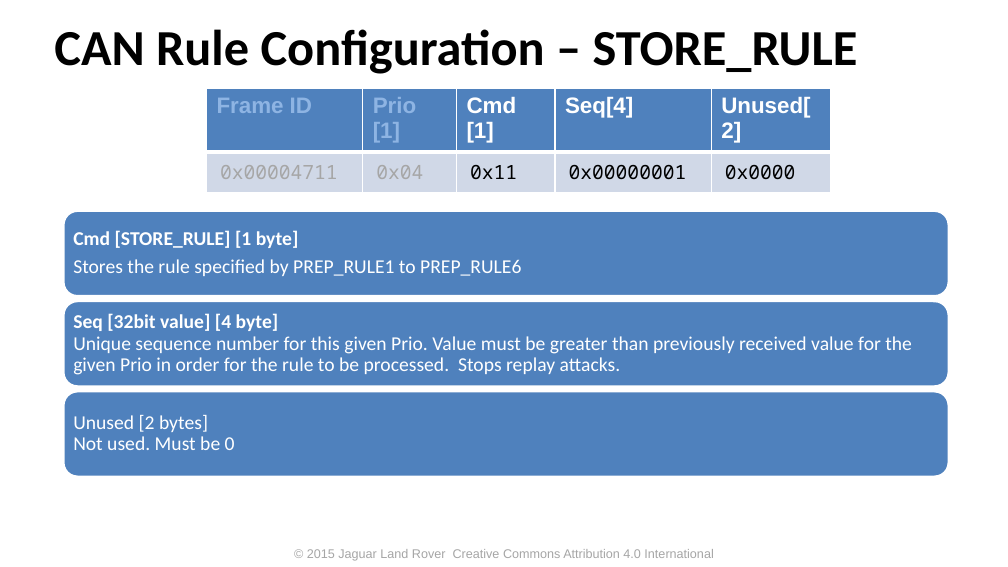
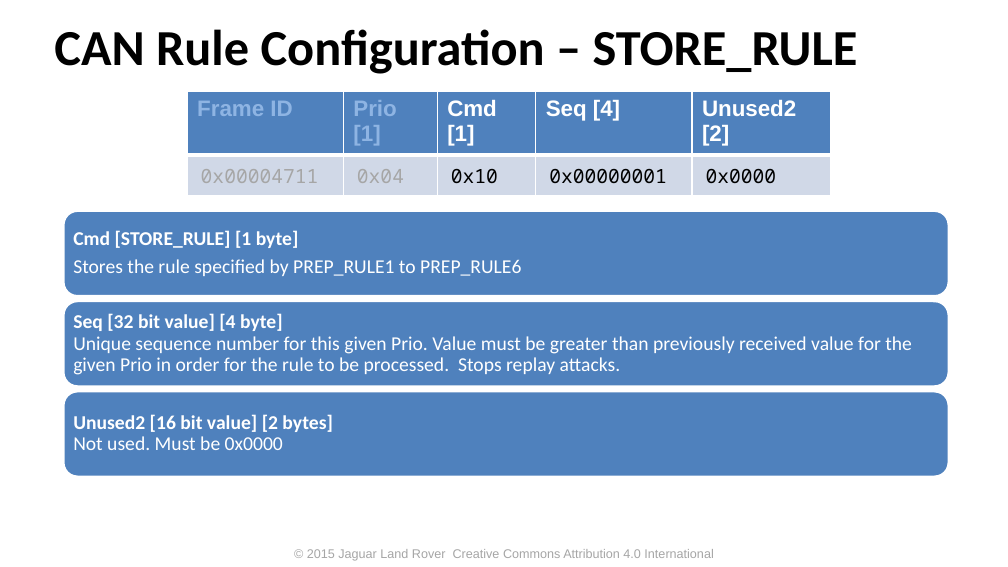
Before and after one commit to PDXostc/canfw, a slide deck: slide 19 of doc/CAN Firewall.pptx (slide 20 before the commit). Drawn at 1008x567 pixels with LibreOffice and Linux fonts; fonts in the diff are those of the drawing; background and template pictures are left out. Boxes give left, top, right and bottom in pixels: in the first picture for what was removed or moved away, otherwise in the second. Text is boxed around its words. In the diff, an @@ line names an element or a change of style, - is before the commit and + after.

```diff
--- a/doc/CAN Firewall.pptx
+++ b/doc/CAN Firewall.pptx
@@ table at (187,91,832,187) @@
-row 1, column 4: Seq[4]
+row 1, column 4: Seq [4]
-row 1, column 5: Unused[2]
+row 1, column 5: Unused2 [2]
-row 2, column 3: 0x11
+row 2, column 3: 0x10
@@ table: place and size @@
-table at (207,88,831,183)
+table at (187,91,832,187)
@@ text at (73,313,912,375): spaces changed @@
-Seq [32bit value] [4 byte]
-Unique sequence number for this given Prio. Value must be greater than previously received value for the given Prio in order for the rule to be processed. Stops replay attacks.
+Seq [32 bit value] [4 byte]
+Unique sequence number for this given Prio. Value must be greater than previously received value for the given Prio in order for the rule to be processed. Stops replay attacks.
@@ text at (73,414,332,450): text changed; bold on @@
-Unused [2 bytes]
-Not used. Must be 0
+Unused2 [16 bit value] [2 bytes]
+Not used. Must be 0x0000
```
Also in this commit, not shown: 3 other slides changed, 1 slide removed, 1 other file.
